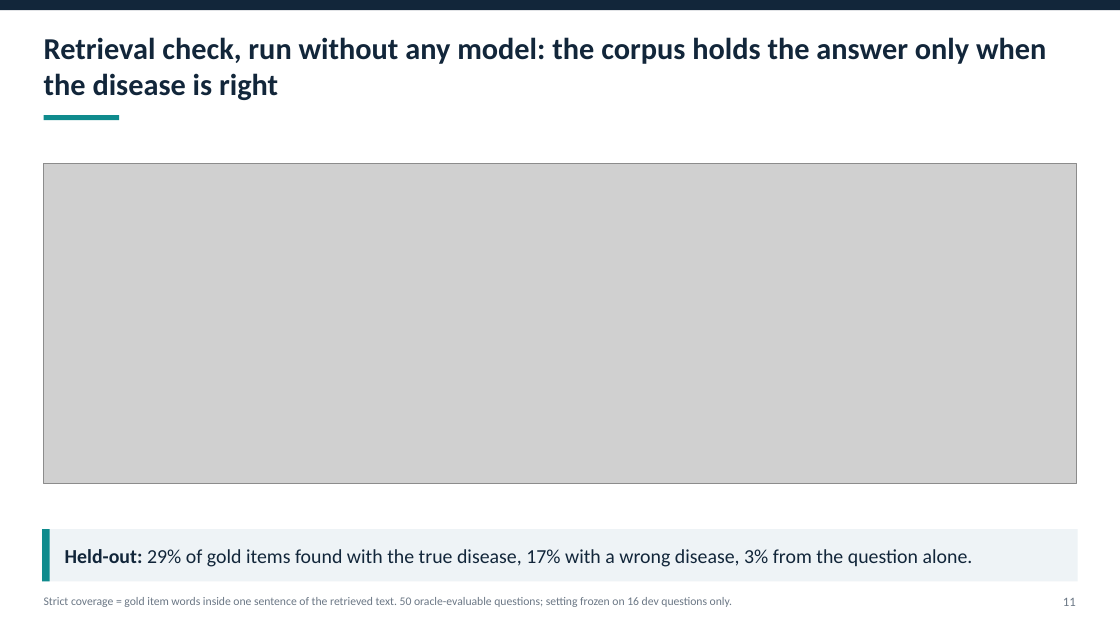
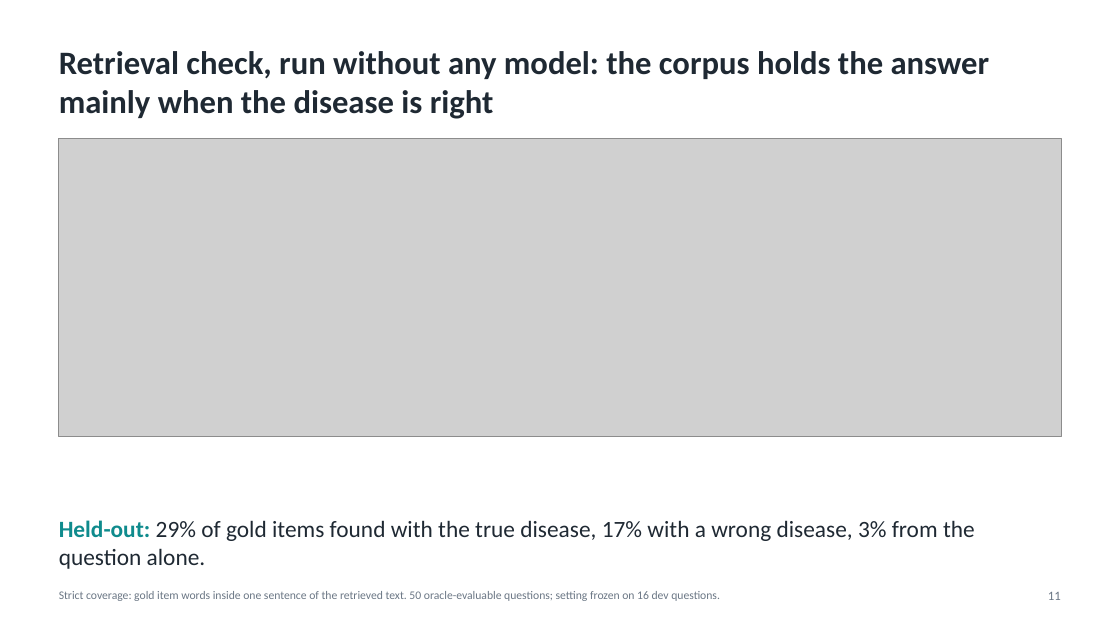
Before and after one commit to Ankritjarngal/medvqa-cxr-chexagent, a slide deck: slide 11 of deliverables/presentation/Medical_VQA_CXR_Project_Presentation.pptx. Drawn at 1120x630 pixels with LibreOffice and Linux fonts; fonts in the diff are those of the drawing; grey boxes stand for pictures. Boxes give left, top, right and bottom in pixels: in the first picture for what was removed or moved away, otherwise in the second. Text is boxed around its words. In the diff, an @@ line names an element or a change of style, - is before the commit and + after.

```diff
--- a/deliverables/presentation/Medical_VQA_CXR_Project_Presentation.pptx
+++ b/deliverables/presentation/Medical_VQA_CXR_Project_Presentation.pptx
@@ rectangle removed at [0,0,1120,10] @@
@@ text at [59,51,990,119]: text changed; size 26 to 28 pt; text colour #12263A to #1F2933 @@
-Retrieval check, run without any model: the corpus holds the answer only when the disease is right
+Retrieval check, run without any model: the corpus holds the answer mainly when the disease is right
@@ text "Retrieval check, run without any ..." at [59,51,990,119]: vertical alignment middle to top @@
@@ rectangle removed at [44,115,119,120] @@
@@ picture: place and size @@
-picture at [44,163,1077,483]
+picture at [59,139,1061,437]
@@ rectangle removed at [42,529,1078,581] @@
@@ rectangle removed at [42,529,50,581] @@
@@ text "Held-out: 29% of gold items ...": place and size @@
-text "Held-out: 29% of gold items ..." at [65,549,973,567]
+text "Held-out: 29% of gold items ..." at [59,520,975,569]
@@ text "Held-out: 29% of gold items ..." at [59,520,975,569]: size 17 to 20 pt, text colour #12263A to #1F2933; text colour #12263A to #0F8B8D in "Held-out:"; vertical alignment middle to top @@
@@ text at [59,591,720,601]: text changed @@
-Strict coverage = gold item words inside one sentence of the retrieved text. 50 oracle-evaluable questions; setting frozen on 16 dev questions only.
+Strict coverage: gold item words inside one sentence of the retrieved text. 50 oracle-evaluable questions; setting frozen on 16 dev questions.
@@ text "11": place and size @@
-text "11" at [1063,598,1076,606]
+text "11" at [1048,592,1061,600]
```
Also in this commit, not shown: 9 other slides changed, 2 slides added, 2 slides removed, 56 other files.
